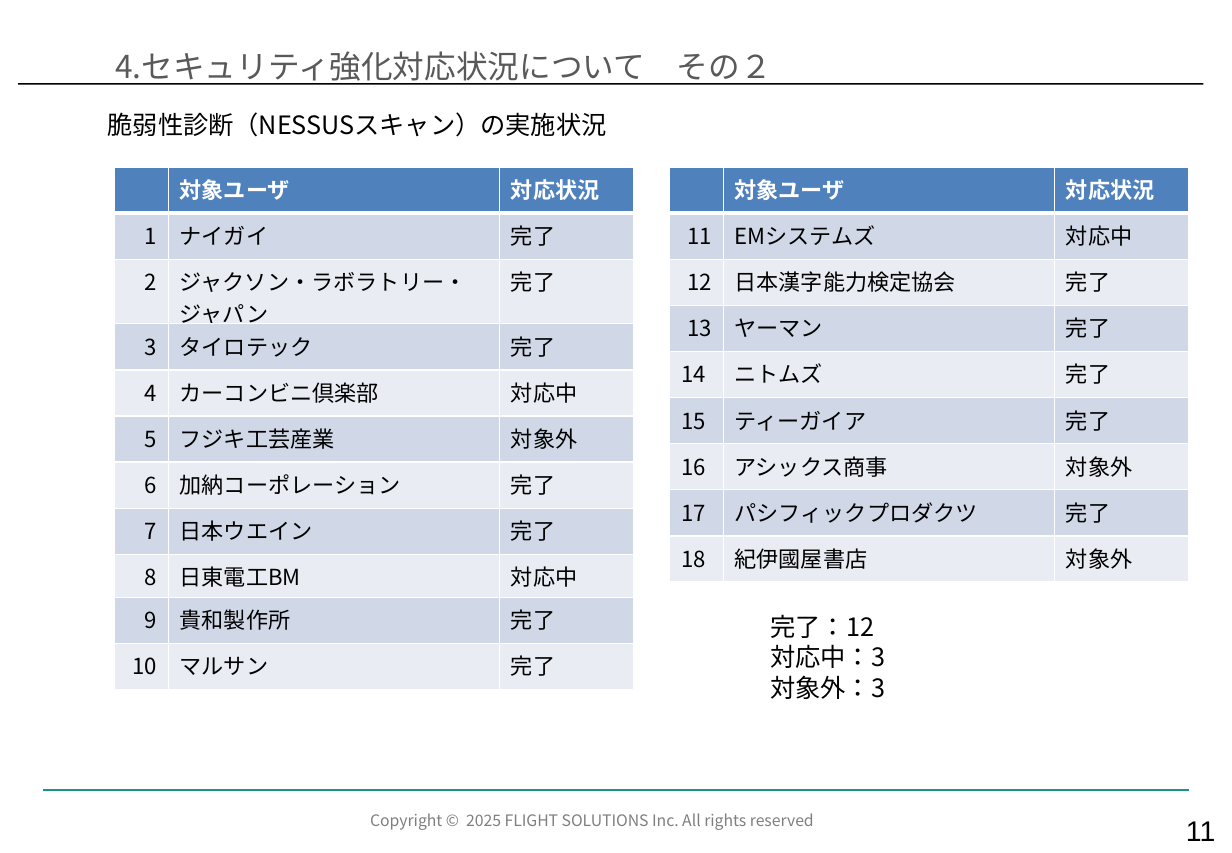
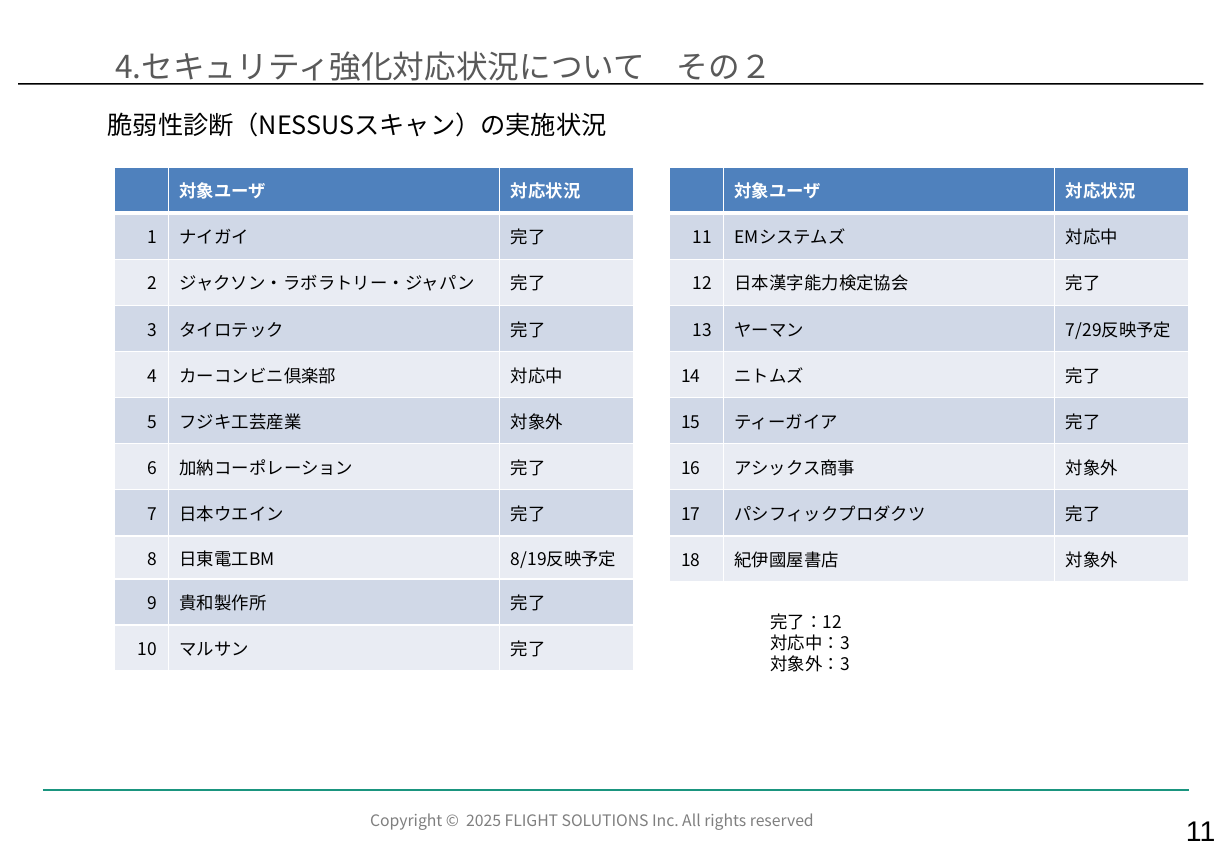
Before and after one commit to kozonoflight/git_tutorial, a slide deck: slide 12 of docs/【EC】ECサービス部_2026年7月度部会_Ver1.1.pptx. Drawn at 1232x853 pixels with LibreOffice and Linux fonts; fonts in the diff are those of the drawing; background and template pictures are left out. Boxes give left, top, right and bottom in pixels: in the first picture for what was removed or moved away, otherwise in the second. Text is boxed around its words. In the diff, an @@ line names an element or a change of style, - is before the commit and + after.

```diff
--- a/docs/【EC】ECサービス部_2026年7月度部会_Ver1.1.pptx
+++ b/docs/【EC】ECサービス部_2026年7月度部会_Ver1.1.pptx
@@ table at bbox=[115, 167, 634, 671] @@
-row 9, column 3: 対応中
+row 9, column 3: 8/19反映予定
@@ size 14 to 11 pt @@
@@ font Arial to Noto Sans CJK JP in "対象ユーザ", "対応状況" @@
@@ table at bbox=[670, 167, 1189, 582] @@
-row 4, column 3: 完了
+row 4, column 3: 7/29反映予定
@@ size 14 to 11 pt @@
@@ font Arial to Noto Sans CJK JP in "対象ユーザ", "対応状況" @@
@@ text "完了：12" at bbox=[770, 613, 849, 672]: size 16 to 11 pt @@
```
Also in this commit, not shown: 10 other slides changed.
